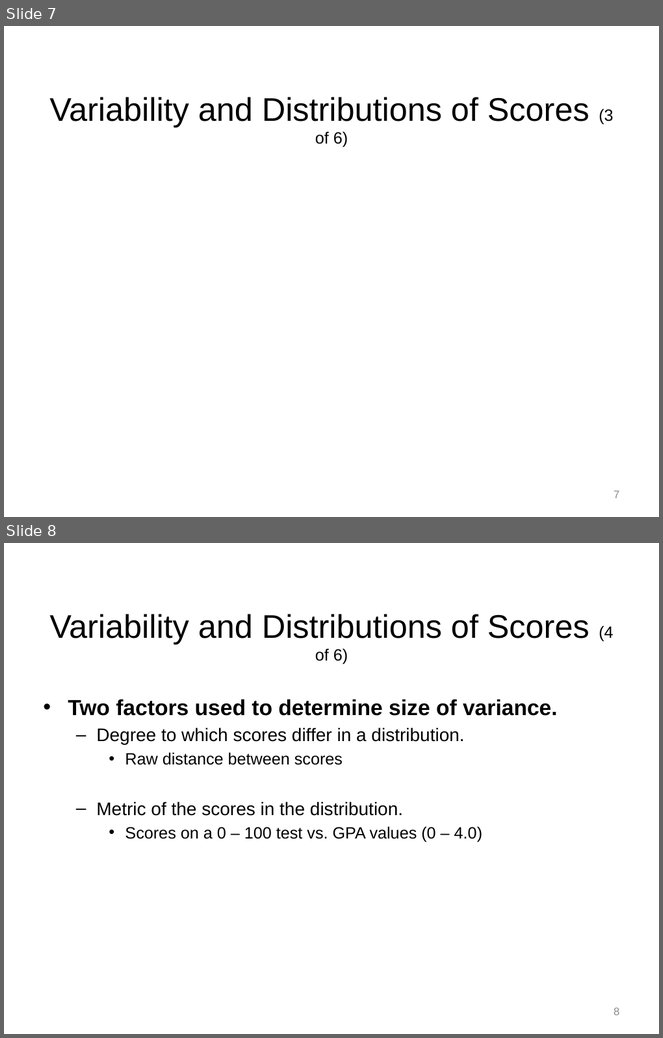
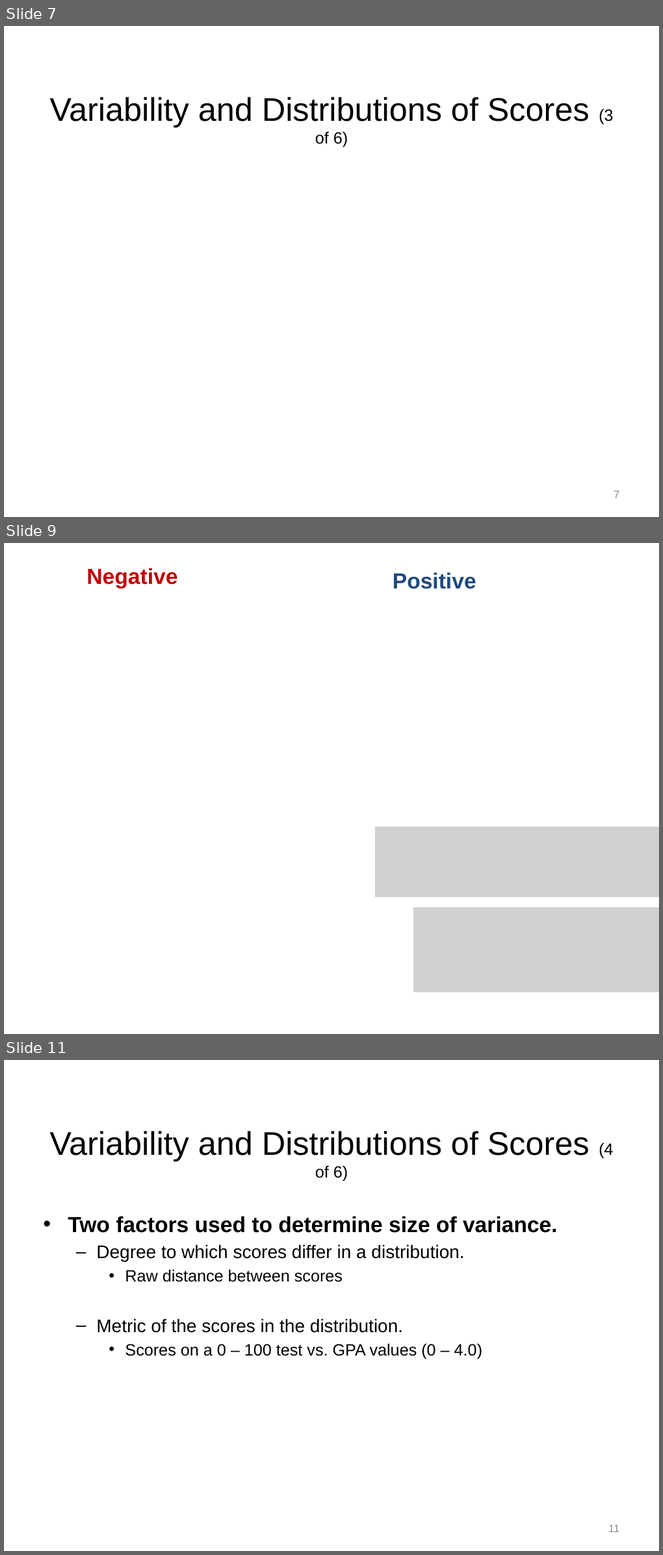
Before and after one commit to npm27/Teaching-Materials, a slide deck: Tests and Eval/Slides/3 Chapter 3.pptx. Shown one above the other, each under a label of ours: slides 7 and 8 before the commit, slides 7, 9 and 11 after it; the slides between them are not shown. The pictures are 663x1038 and 663x1555 pixels, drawn with LibreOffice and Linux fonts; fonts in the diff are those of the drawing; grey boxes stand for pictures; background and template pictures are left out. Boxes give left, top, right and bottom in pixels: in the first picture for what was removed or moved away, otherwise in the second. Text is boxed around its words. In the diff, an @@ line names an element or a change of style, - is before the commit and + after.

```diff
--- a/Tests and Eval/Slides/3 Chapter 3.pptx
+++ b/Tests and Eval/Slides/3 Chapter 3.pptx
@@ slide 9 added at (4,543,659,1034), background picture (left out) @@
@@ rectangle added at (244,554,616,609), fill #FFFFFF, outline #FFFFFF 2 pt @@
@@ text added at (87,568,178,589), 24 pt, text #C00000, bold @@
+Negative
@@ text added at (393,572,477,589), 24 pt, text #1F497D, bold @@
+Positive
@@ picture added at (376,826,659,897) @@
@@ rectangle added at (282,882,545,991), fill #FFFFFF, outline #FFFFFF 2 pt @@
@@ picture added at (414,908,659,992) @@
@@ what was slide 8 is now slide 11 @@
@@ page number at (608,1525,620,1533): text changed @@
-8
+11
```
Also in this commit, not shown: 1 slide changed, 4 other slides added.
